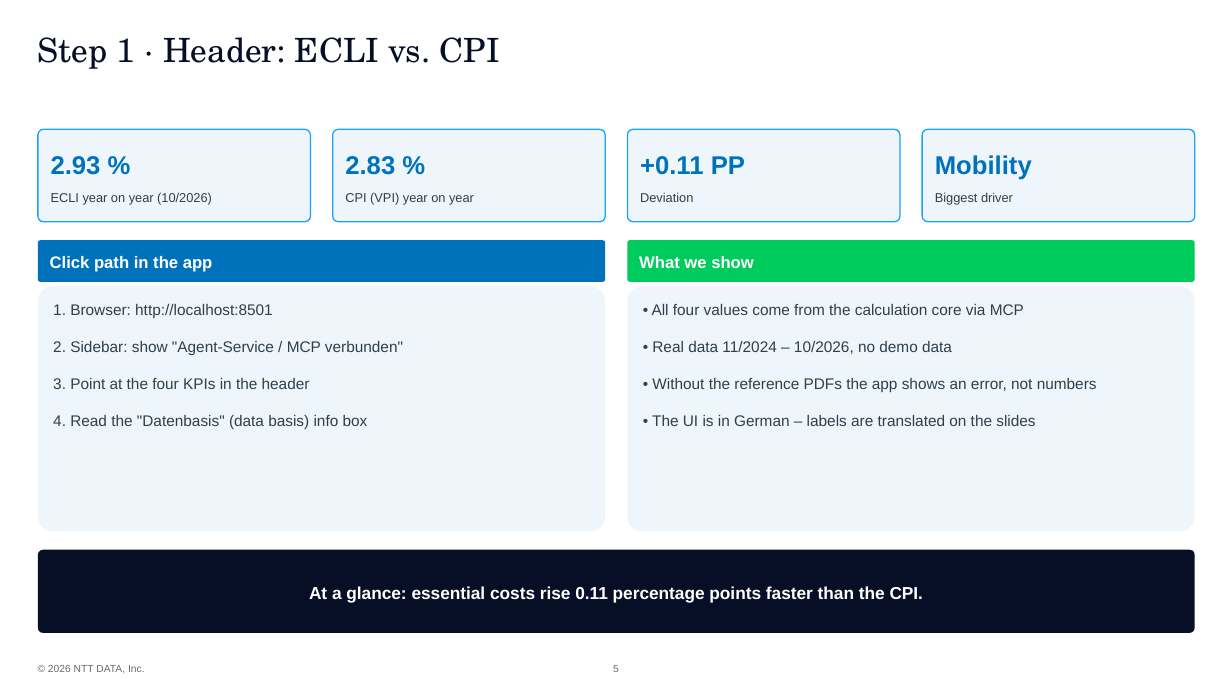
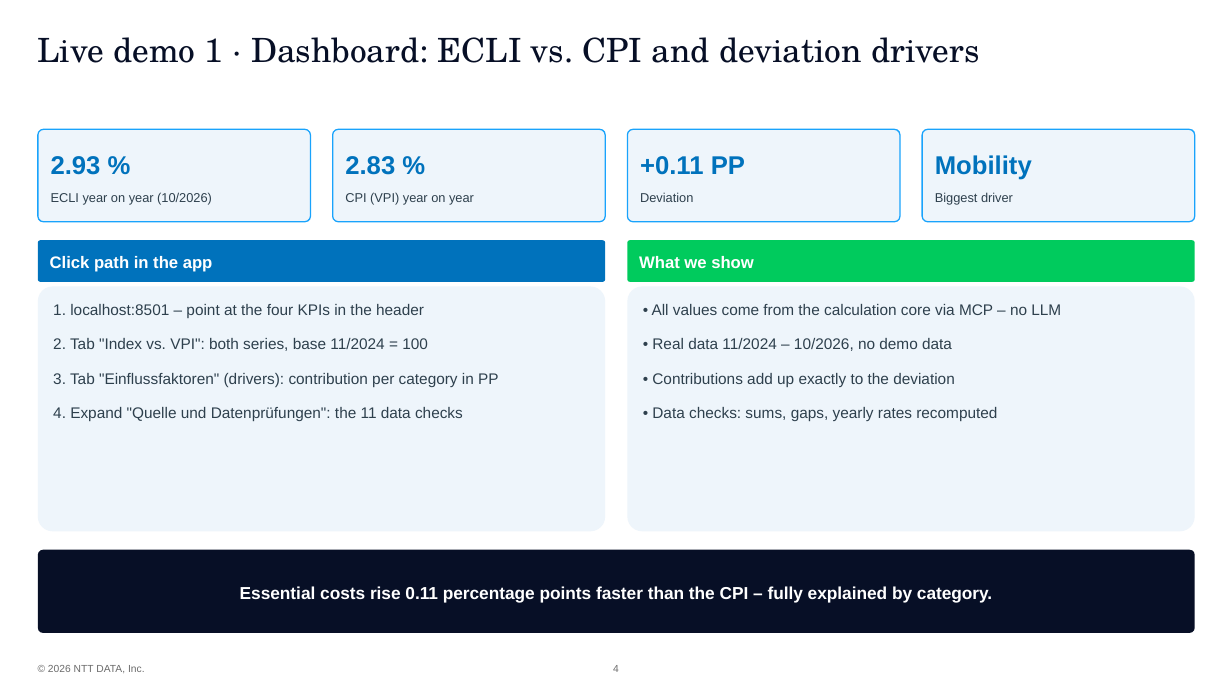
Before and after one commit to ValentinIliu1212/realBasket, a slide deck: slide 4 of hackathon/RealBasket_Hackathon_Demo_EN.pptx (slide 5 before the commit). Drawn at 1232x693 pixels with LibreOffice and Linux fonts; fonts in the diff are those of the drawing; background and template pictures are left out. Boxes give left, top, right and bottom in pixels: in the first picture for what was removed or moved away, otherwise in the second. Text is boxed around its words. In the diff, an @@ line names an element or a change of style, - is before the commit and + after.

```diff
--- a/hackathon/RealBasket_Hackathon_Demo_EN.pptx
+++ b/hackathon/RealBasket_Hackathon_Demo_EN.pptx
@@ title at (38,37,980,63): text changed @@
-Step 1 · Header: ECLI vs. CPI
+Live demo 1 · Dashboard: ECLI vs. CPI and deviation drivers
@@ text in rounded rectangle at (53,304,499,421): text changed @@
-1. Browser: http://localhost:8501
-2. Sidebar: show "Agent-Service / MCP verbunden"
-3. Point at the four KPIs in the header
-4. Read the "Datenbasis" (data basis) info box
+1. localhost:8501 – point at the four KPIs in the header
+2. Tab "Index vs. VPI": both series, base 11/2024 = 100
+3. Tab "Einflussfaktoren" (drivers): contribution per category in PP
+4. Expand "Quelle und Datenprüfungen": the 11 data checks
@@ text in rounded rectangle at (652,304,1061,315): text changed @@
-• All four values come from the calculation core via MCP
+• All values come from the calculation core via MCP – no LLM
@@ text in rounded rectangle at (652,338,952,351): less space between paragraphs @@
@@ text in rounded rectangle at (652,373,997,421): text changed @@
-• Without the reference PDFs the app shows an error, not numbers
-• The UI is in German – labels are translated on the slides
+• Contributions add up exactly to the deviation
+• Data checks: sums, gaps, yearly rates recomputed
@@ text in rounded rectangle at (240,586,992,603): text changed @@
-At a glance: essential costs rise 0.11 percentage points faster than the CPI.
+Essential costs rise 0.11 percentage points faster than the CPI – fully explained by category.
@@ page number at (613,665,619,672): text changed @@
-5
+4
```
Also in this commit, not shown: 3 other slides changed, 1 slide added, 6 slides removed, 3 other files.
